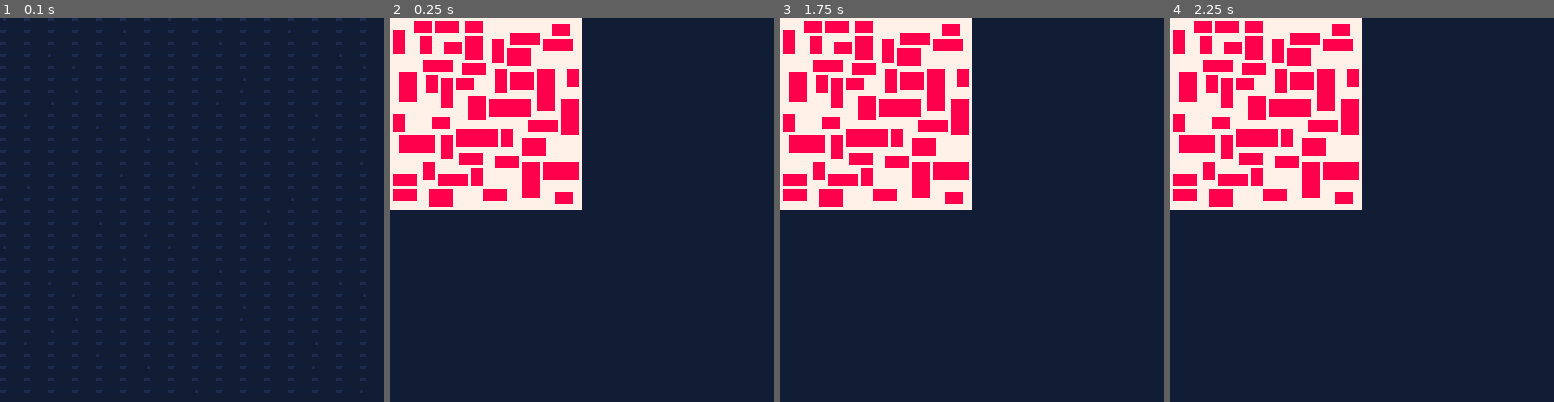
Above: before the commit, frames 1-4 (left to right).
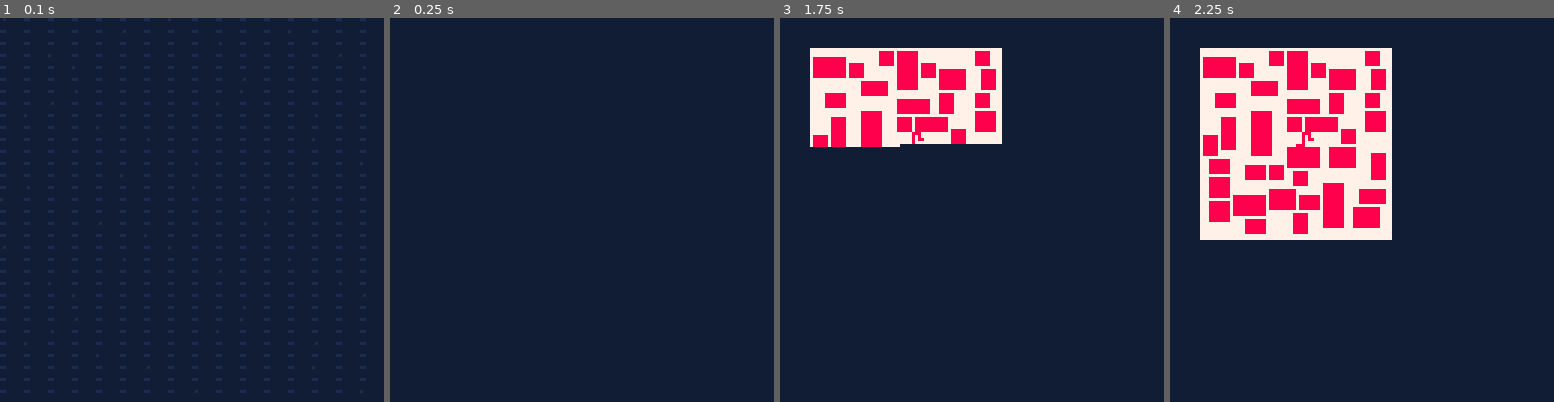
Above: after the commit, the same moments.

Repository: theRenard/PICO-8-Dungeon-Generator
Game: PICO-8 cartridge nystrom.p8
Same seed, same stepped clock (60 frames per second), same inputs: the game is played once before the commit and once after it.
Inputs:
- Up to frame 1 (0.1 s): no input
- Up to frame 2 (0.25 s): no input
- Up to frame 3 (1.75 s): tap X (X key) at 0.33, 1.07 s; hold Right from 1.6 s (still down)
- Up to frame 4 (2.25 s): tap X (X key) at 1.85 s; release Right at 2.1 s; hold Up from 2.15 s (still down)

Frame 1 is identical in both runs. In frame 2, 25% of the frame differs, in the area x 0-50%, y 0-50%; in frame 3, 21%; in frame 4, 23%.

Commit message:
Refactor generator.lua to improve maze generation and room placement

Diff:
--- a/generator.lua
+++ b/generator.lua
@@ -47,102 +47,117 @@
         --     _regions = new Array2D(stage.width, stage.height);
 
         addRooms(_ENV)
-        -- -- fill in all of the empty space with mazes
+        createMaze(_ENV)
+
+        -- connectRegions();
+        -- removeDeadEnds();
+
+        -- decorateRooms();
+
+        drawToPixels(_ENV)
+        -- drawToMap(_ENV)
+    end,
+
+    createTiles = function(_ENV)
+        for y = 0, stage.h - 1 do
+            stage.tiles[y] = {}
+            for x = 0, stage.w - 1 do
+                stage.tiles[y][x] = 0
+            end
+        end
+    end,
+
+    createRegions = function(_ENV)
+        for y = 0, stage.h - 1 do
+            regions[y] = {}
+            for x = 0, stage.w - 1 do
+                regions[y][x] = 0
+            end
+        end
+    end,
+
+    fill = function(_ENV, tileType)
+        for y = 0, stage.h - 1 do
+            for x = 0, stage.w - 1 do
+                stage.tiles[y][x] = tileType
+            end
+        end
+    end,
+
+    drawToPixels = function(_ENV)
+        for y = 0, stage.h - 1 do
+            for x = 0, stage.w - 1 do
+                if stage.tiles[y][x] == wallTile then
+                    pset(x+10, y+10, 7)
+                end
+                if stage.tiles[y][x] == floorTile then
+                    pset(x+10, y+10, 8)
+                end
+            end
+        end
+    end,
+
+    drawToMap = function(_ENV)
+        for y = 0, stage.h - 1 do
+            for x = 0, stage.w - 1 do
+                mset(x, y, stage.tiles[y][x])
+            end
+        end
+    end,
+
+    createMaze = function(_ENV)
+        -- fill in all of the empty space with mazes
         -- for y = 0, stage.h - 1, 2 do
         --     for x = 0, stage.w - 1, 2 do
         --         local pos = { x = x, y = y }
         --         local tileType = getTile(_ENV, pos)
         --         if tileType == wallTile then
-        --             -- growMaze(_ENV, pos)
+        --             growMaze(_ENV, pos)
         --         end
         --     end
         -- end
-
-        -- connectRegions();
-        -- removeDeadEnds();
-
-        -- decorateRooms();
-
-        drawToPixels(_ENV)
-        -- drawToMap(_ENV)
-    end,
-
-    createTiles = function(_ENV)
-        for y = 0, stage.h - 1 do
-            stage.tiles[y] = {}
-            for x = 0, stage.w - 1 do
-                stage.tiles[y][x] = 0
-            end
-        end
-    end,
-
-    createRegions = function(_ENV)
-        for y = 0, stage.h - 1 do
-            regions[y] = {}
-            for x = 0, stage.w - 1 do
-                regions[y][x] = 0
-            end
-        end
-    end,
-
-    fill = function(_ENV, tileType)
-        for y = 0, stage.h - 1 do
-            for x = 0, stage.w - 1 do
-                stage.tiles[y][x] = tileType
-            end
-        end
-    end,
-
-    drawToPixels = function(_ENV)
-        for y = 0, stage.h - 1 do
-            for x = 0, stage.w - 1 do
-                if stage.tiles[y][x] == wallTile then
-                    pset(x, y, 7)
-                end
-                if stage.tiles[y][x] == floorTile then
-                    pset(x, y, 8)
-                end
-            end
-        end
-    end,
-
-    drawToMap = function(_ENV)
-        for y = 0, stage.h - 1 do
-            for x = 0, stage.w - 1 do
-                mset(x, y, stage.tiles[y][x])
-            end
-        end
+        growMaze(_ENV, { x = 32, y = 32 })
     end,
 
     -- Implementation of the "growing tree" algorithm from here:
     -- http://www.astrolog.org/labyrnth/algrithm.htm.
     growMaze = function(_ENV, pos)
         local cells = {}
-        local lastDir = { x = 0, y = 0 }
+        local lastDir = nil
+
         startRegion(_ENV)
         carve(_ENV, pos)
+
         add(cells, pos)
-        while #cells > 0 do
+
+        while #cells > 0 and #cells < 10000 do
             local cell = cells[#cells]
             local unmadeCells = {}
+
             for dir in all(Direction.CARDINAL) do
                 if canCarve(_ENV, cell, dir) then
                     add(unmadeCells, dir)
                 end
             end
+
+            pq(#cells)
+
             if #unmadeCells > 0 then
                 local dir
-                if contains(unmadeCells, lastDir) and rnd(100) > windingPercent then
+
+                if vecContains(unmadeCells, lastDir) and rnd(100) > windingPercent then
                     dir = lastDir
                 else
-                    dir = unmadeCells[rnd(#unmadeCells)]
-                end
+                end
+                dir = unmadeCells[intRnd(#unmadeCells)]
+
                 carve(_ENV, vecSumAndMlt(cell, dir))
-                carve(_ENV, vecSumAndMlt(cell, dir, 2))
-                add(cells, vecSumAndMlt(cell, dir, 2))
+                carve(_ENV, vecSumAndMlt(cell, dir))
+
+                add(cells, vecSumAndMlt(cell, dir))
                 lastDir = dir
             else
-                cells[#cells] = nil
+                del(cells, cell)
                 lastDir = nil
             end
         end
@@ -150,8 +165,8 @@
 
     addRooms = function(_ENV)
         for i = 0, numRoomTries do
-            local size = 1 + ceil(rnd(2 + roomExtraSize)) * 2 + 1
-            local rectangularity = ceil(rnd(1 + size / 2)) * 2
+            local size = intRnd(2 + roomExtraSize) * 2 + 5
+            local rectangularity = intRnd(1 + size / 2) * 2
             local w = size
             local h = size
             if oneIn(2) then
@@ -159,9 +174,9 @@
             else
                 h += rectangularity
             end
-            local x = rnd((stage.w - 1 - w) / 2) * 2 + 1
-            local y = rnd((stage.h - 1 - h) / 2) * 2 + 1
-            local room = { x = flr(x), y = flr(y), w = flr(w), h = flr(h) }
+            local x = intRnd((stage.w - 1 - w) / 2) * 2 + 1
+            local y = intRnd((stage.h - 1 - h) / 2) * 2 + 1
+            local room = { x = x, y = y, w = w, h = h }
             local overlaps = false
             for other in all(rooms) do
                 if distanceTo(room, other) <= 0 then
@@ -171,7 +186,6 @@
             end
             if not overlaps then
                 -- rect(room.x, room.y, room.x + room.w, room.y + room.h, 3)
-                pq(room.x, room.y, room.w, room.h)
                 add(rooms, room)
                 startRegion(_ENV)
                 local positions = getAllTilePositions(room)
@@ -195,6 +209,7 @@
     end,
 
     setTile = function(_ENV, pos, tileType)
+        -- pq(pos.x, pos.y)
         stage.tiles[pos.y][pos.x] = tileType
     end,
 
@@ -231,5 +246,5 @@
         end
         setTile(_ENV, pos, tileType)
         -- regions[pos.y][pos.x] = currentRegion
-    end,
+    end
 })
--- a/utilities.lua
+++ b/utilities.lua
@@ -96,9 +96,31 @@
 end
 
 -- contains
-function contains(t, v)
-	for i = 1, #t do
-		if t[i] == v then return true end
+function vecContains(vectors, vec)
+	pq(vectors, vec)
+	if vec == nil then
+		return false
+	end
+	for i = 1, #vectors do
+		if vectors[i] == nil then
+			return false
+		end
+		if vectors[i].x == vec.x and vectors[i].y == vec.y then
+			return true
+		end
+	end
+	return false
+end
+
+function intRnd(n)
+	return flr(rnd(n))
+end
+
+function isNotEmpty(arr)
+	for i = 1, #arr do
+		if arr[i] ~= nil then
+			return true
+		end
 	end
 	return false
 end
@@ -110,7 +132,7 @@
 	elseif vec2 == nil then
 		return { x = vec1.x * scalar, y = vec1.y * scalar }
 	else
-		return { x = (vec1.x + vec2.x * scalar), y = (vec1.y + vec2.y  * scalar) }
+		return { x = vec1.x + (vec2.x * scalar), y = vec1.y + (vec2.y  * scalar) }
 	end
 end
 
